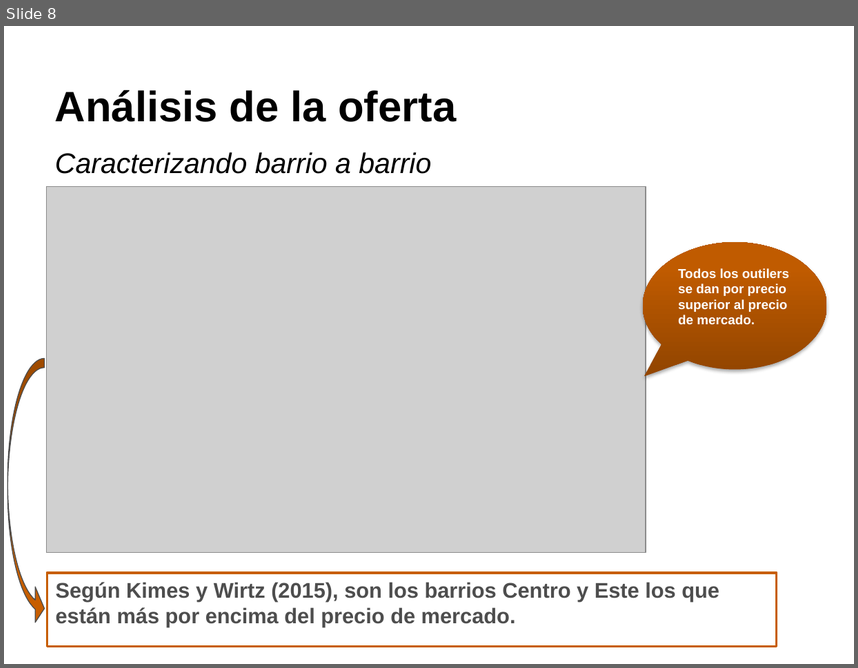
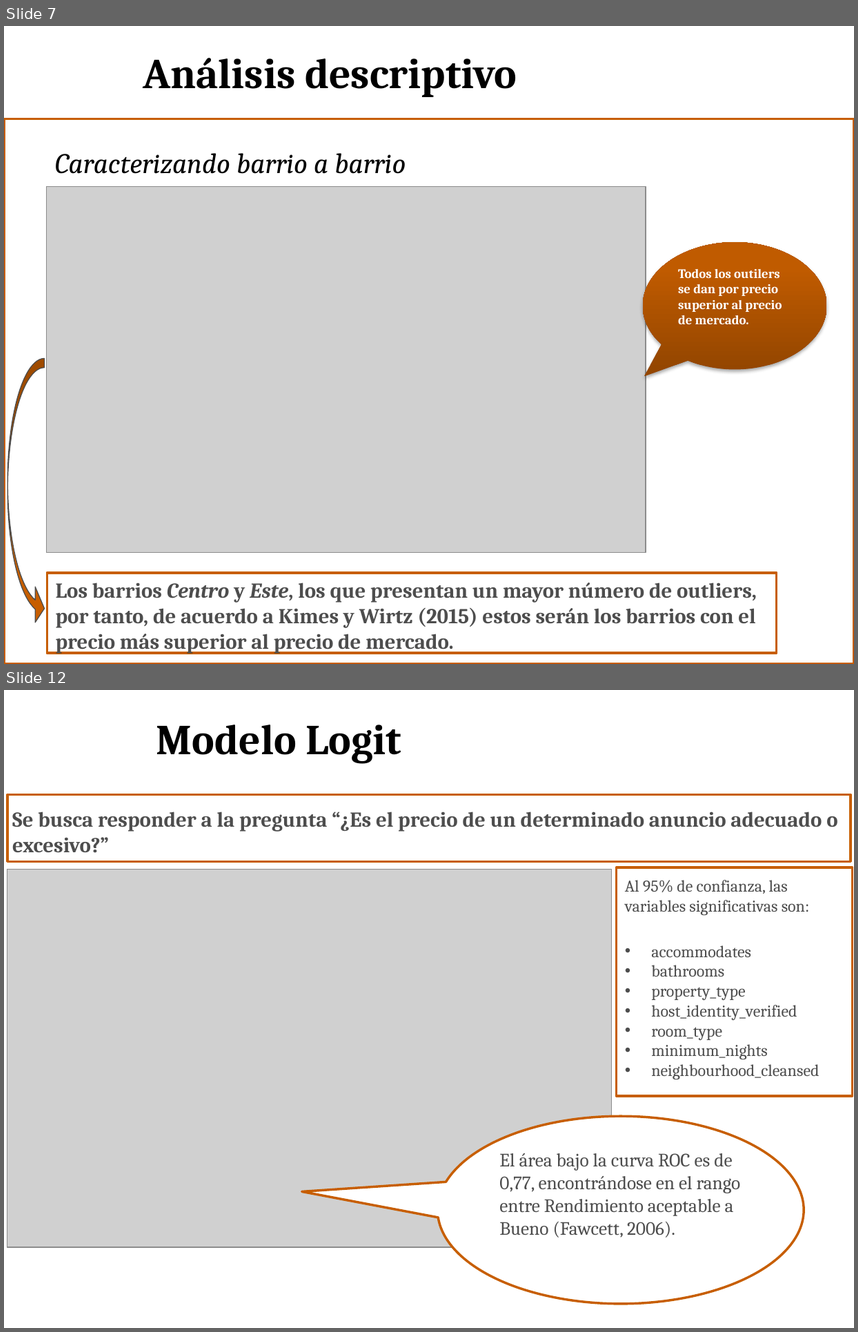
Before and after one commit to Joseluisvic/Trabajo-Final-De-M-ster, a slide deck: Presentación TFM.pptx. Shown one above the other, each under a label of ours: slide 8 before the commit, slides 7 and 12 after it; the slides between them are not shown. The pictures are 858x668 and 858x1332 pixels, drawn with LibreOffice and Linux fonts; fonts in the diff are those of the drawing; grey boxes stand for pictures; background and template pictures are left out. Boxes give left, top, right and bottom in pixels: in the first picture for what was removed or moved away, otherwise in the second. Text is boxed around its words. In the diff, an @@ line names an element or a change of style, - is before the commit and + after.

```diff
--- a/Presentación TFM.pptx
+++ b/Presentación TFM.pptx
@@ slide 12 added at (4, 690, 854, 1328), background picture (left out) @@
@@ title added at (156, 724, 402, 764), 36 pt, text #000000, bold @@
+Modelo Logit
@@ rectangle added at (7, 795, 851, 862), fill #FFFFFF, outline #C75E00 2 pt @@
@@ text added at (12, 811, 838, 853), 18 pt, text #4D4D4D, bold @@
+Se busca responder a la pregunta “¿Es el precio de un determinado anuncio adecuado o excesivo?”
@@ picture added at (7, 869, 612, 1247) @@
@@ rectangle added at (616, 867, 853, 1096), fill #FFFFFF, outline #C75E00 2 pt @@
@@ text added at (625, 880, 819, 1079), 14 pt, text #4D4D4D @@
+Al 95% de confianza, las variables significativas son:
+• accommodates
+• bathrooms
+• property_type
+• host_identity_verified
+• room_type
+• minimum_nights
+• neighbourhood_cleansed
@@ speech bubble added at (437, 1116, 804, 1303), fill #FFFFFF, outline #C75E00 2 pt, 16 pt, text #4D4D4D @@
+El área bajo la curva ROC es de 0,77, encontrándose en el rango entre Rendimiento aceptable a Bueno (Fawcett, 2006).
@@ what was slide 8 is now slide 7 @@
@@ slide 7 changed as well @@
@@ title at (143, 58, 517, 97): text changed; font Arial to Cambria @@
-Análisis de la oferta
+Análisis descriptivo
@@ rectangle added at (4, 118, 854, 664), fill #FFFFFF, outline #C75E00 2 pt @@
@@ text "Caracterizando barrio a barrio" at (55, 153, 406, 174): font Arial to Cambria @@
@@ speech bubble "Todos los outilers se dan ..." at (642, 242, 827, 370): font Arial to Cambria @@
@@ rectangle "Los barrios Centro y Este, ...": place and size @@
-rectangle "Los barrios Centro y Este, ..." at (47, 572, 777, 646)
+rectangle "Los barrios Centro y Este, ..." at (47, 572, 777, 653)
@@ text in rectangle at (56, 582, 757, 653): text changed; font Arial to Cambria @@
-Según Kimes y Wirtz (2015), son los barrios Centro y Este los que están más por encima del precio de mercado.
+Los barrios Centro y Este, los que presentan un mayor número de outliers, por tanto, de acuerdo a Kimes y Wirtz (2015) estos serán los barrios con el precio más superior al precio de mercado.
```
Also in this commit, not shown: 7 other slides changed, 8 other slides added, 3 slides removed, 1 other file.
